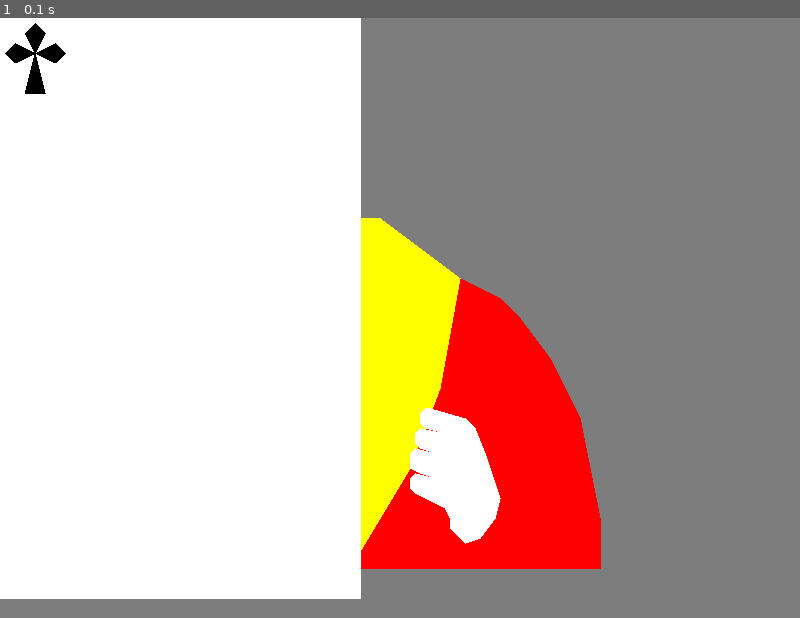
Above: before the commit, frame 1.
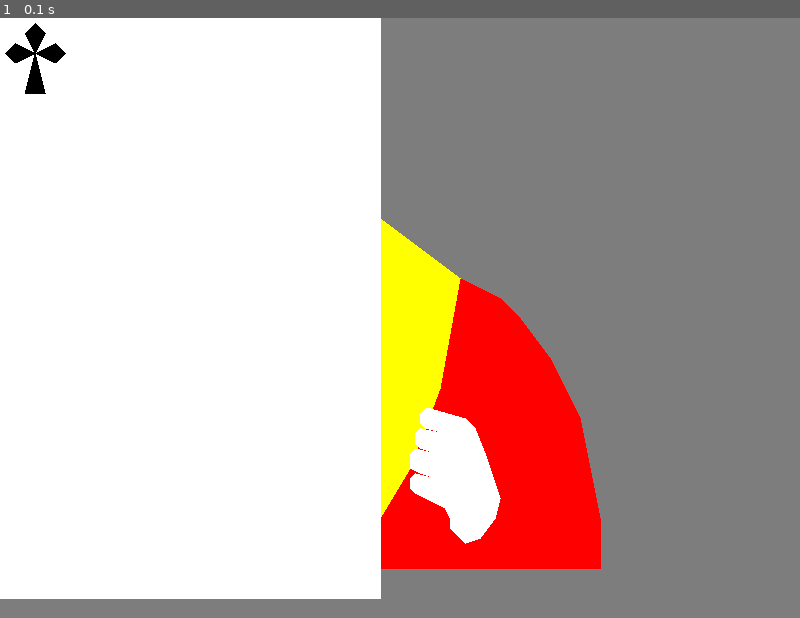
Above: after the commit, the same moment.

Repository: ankhilko/bj_pygame
Game: pygame game, started from main.py
The game is run twice, just before and just after one commit, with the same random seed, the same clock (stepped at 60 frames per second) and the same inputs.
Inputs:
- Up to frame 1 (0.1 s): no input

The runs differ from the first frame. In frame 1, 2.4% of the frame differs, in the area x 45-48%, y 0-97%.

Commit message:
added draw card function

Diff:
--- a/main.py
+++ b/main.py
@@ -21,7 +21,7 @@
 suits = ['clubs', 'diamonds', 'hearts', 'spades']
 
 shapes = {
-    'card': [0, 0, 0, 580, 360, 580, 360, 0],
+    'card': [0, 0, 0, 580, 380, 580, 380, 0],
     'clubs': [30, 0, 20, 10, 30, 30, 10, 20, 0, 30, 10, 40, 30, 30,
               20, 70, 40, 70, 30, 30, 50, 40, 60, 30, 50, 20, 30, 30, 40, 10],
     'diamonds': [30, 0, 0, 35, 30, 70, 60, 35],
@@ -174,6 +174,12 @@
             _draw_single(screen, color, shape, size, xy)
 
 
+def draw_card(screen, shapes_list, xy=(0, 0)):
+    for item in shapes_list:
+        # item: (color, shape, size, coor_xy)
+        draws(screen, item[0], item[1], item[2], item[3])
+
+
 pygame.init()
 screen = pygame.display.set_mode(W_SIZE)
 pygame.display.set_caption("Black Jack in PyGame")
